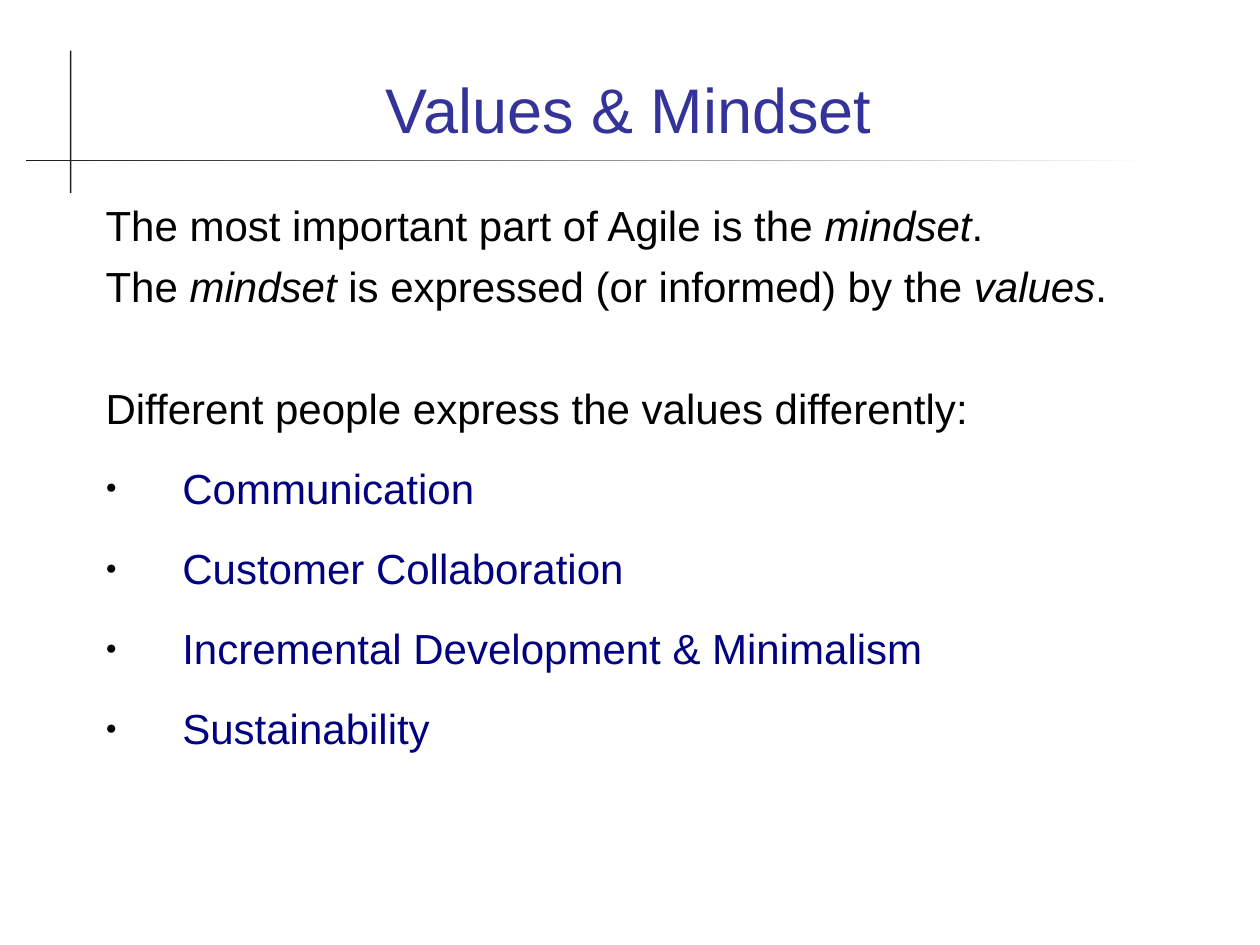
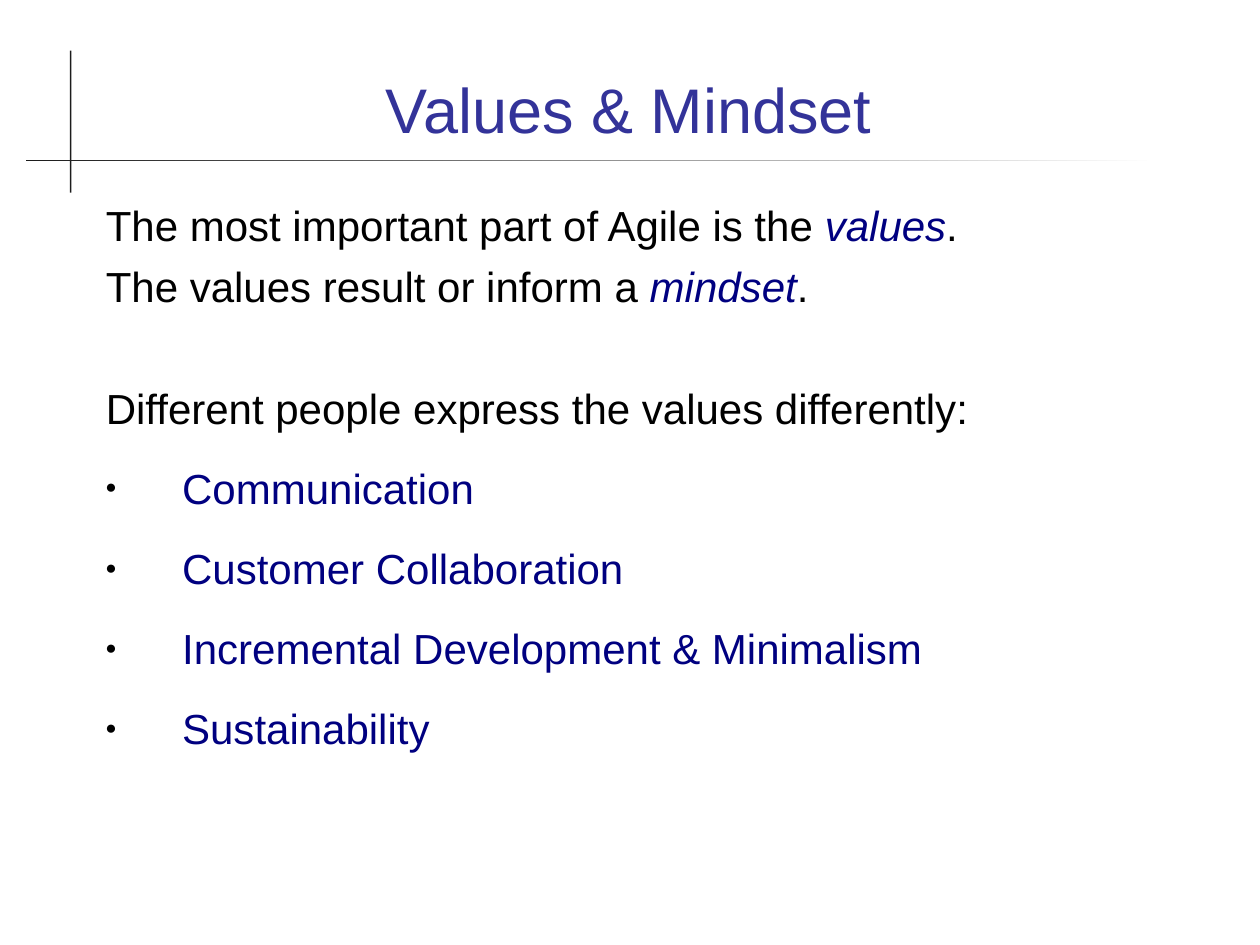
Before and after one commit to cpske/ISP, a slide deck: slide 3 of agile/Agile.ppt. Drawn at 1260x945 pixels with LibreOffice and Linux fonts; fonts in the diff are those of the drawing. Boxes give left, top, right and bottom in pixels: in the first picture for what was removed or moved away, otherwise in the second. Text is boxed around its words. In the diff, an @@ line names an element or a change of style, - is before the commit and + after.

Commit message:
update agile documents

```diff
--- a/agile/Agile.ppt
+++ b/agile/Agile.ppt
@@ text at [106,210,958,303]: text changed @@
-The most important part of Agile is the mindset.
-The mindset is expressed (or informed) by the values.
+The most important part of Agile is the values.
+The values result or inform a mindset.
```
Also in this commit, not shown: 7 other slides changed, 1 slide added, 1 slide removed, 8 other files.
